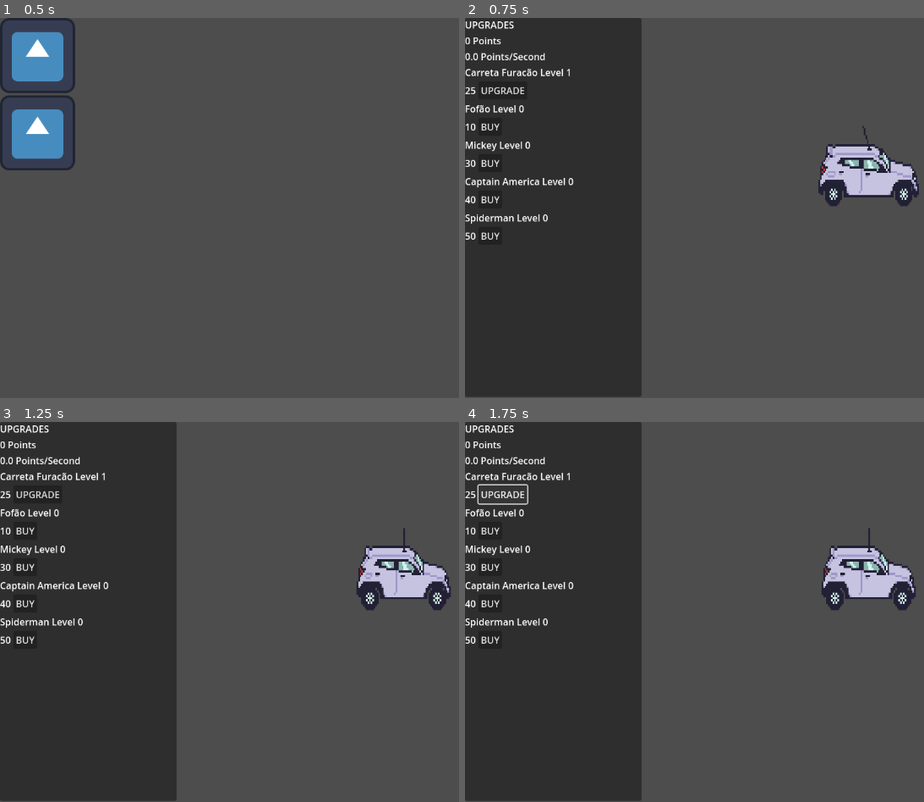
Above: before the commit, frames 1-4 (two rows, left to right).
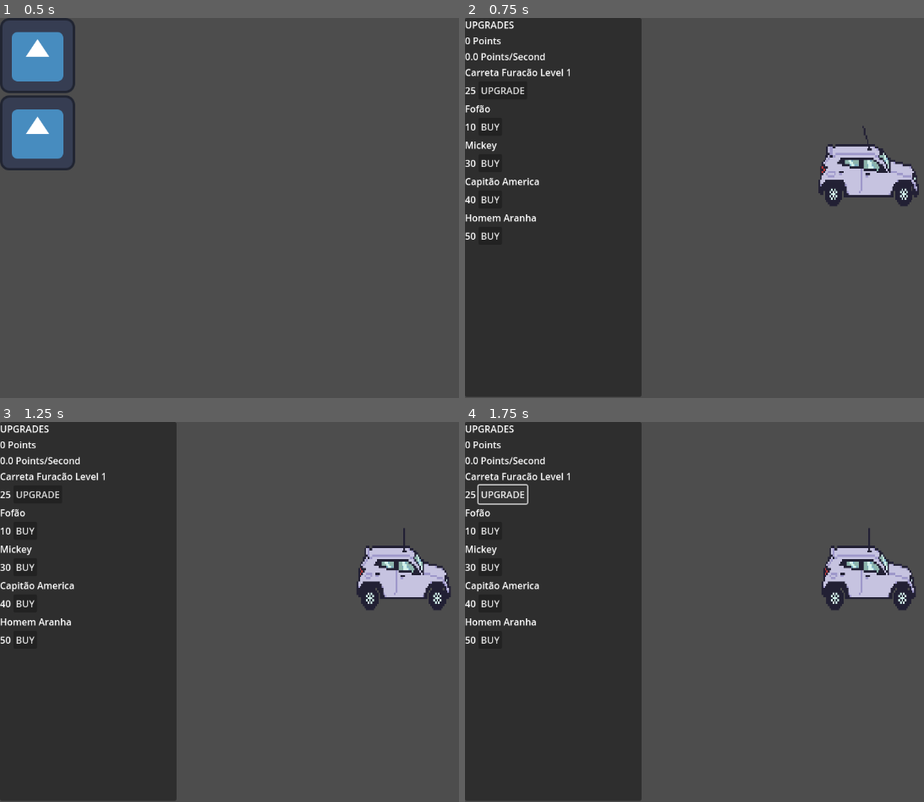
Above: after the commit, the same moments.

Repository: hhsoares/fofaoclicks
Game: Godot game, scene res://scenes/menu.tscn
Two runs of this game, one before a commit and one after it. Both use one fixed random seed, a clock stepped at 60 frames per second and the inputs below. The engine's default icon, where the game draws it, is replaced by a stand-in: a white triangle on a blue panel in a dark square.
Inputs (mouse positions are in pixels of both pictures, inside the frame that each line leads up to):
- Up to frame 1 (0.5 s): no input
- Up to frame 2 (0.75 s): click (644, 56) at 0.5 s
- Up to frame 3 (1.25 s): no input
- Up to frame 4 (1.75 s): click "UPGRADE" at 1.25 s

Frame 1 is identical in both runs. In frame 2, 0.5% of the frame differs, in the area x 0-24%, y 22-55%; in frame 3, 0.5%; in frame 4, 0.5%.

Commit message:
UI logic done

Diff:
--- a/scripts/main.gd
+++ b/scripts/main.gd
@@ -12,6 +12,11 @@
 @onready var mickey_cost: Label = $Panel/VBoxContainer/MickeyContainer/HBoxContainer/MickeyCost
 @onready var ca_cost: Label = $Panel/VBoxContainer/CAContainer/HBoxContainer/CACost
 @onready var ha_cost: Label = $Panel/VBoxContainer/HAContainer/HBoxContainer/HACost
+
+@onready var fofao_button: Button = $Panel/VBoxContainer/FofaoContainer/HBoxContainer/FofaoButton
+@onready var mickey_button: Button = $Panel/VBoxContainer/MickeyContainer/HBoxContainer/MickeyButton
+@onready var ca_button: Button = $Panel/VBoxContainer/CAContainer/HBoxContainer/CAButton
+@onready var ha_button: Button = $Panel/VBoxContainer/HAContainer/HBoxContainer/HAButton
 
 @onready var fofao: Node2D = $Fofao
 @onready var mickey: Node2D = $Mickey
@@ -40,12 +45,7 @@
 	ca.visible = false
 	ha.visible = false
 
-	# Init labels
 	truck_label.text = "Carreta Furacão Level %d" % truck_level
-	fofao_label.text = "Fofão Level %d" % fofao_level
-	mickey_label.text = "Mickey Level %d" % mickey_level
-	ca_label.text = "Captain America Level %d" % ca_level
-	ha_label.text = "Spiderman Level %d" % ha_level
 
 	update_points_label()
 	update_cost_labels()
@@ -65,6 +65,8 @@
 	ha_cost.text = "%d" % get_upgrade_cost(HA_BASE_COST, ha_level)
 
 func _on_fofao_button_pressed() -> void:
+	var was_first_buy := (fofao_level == 0)
+
 	var cost := get_upgrade_cost(FOFAO_BASE_COST, fofao_level)
 	if Global.points < cost:
 		return
@@ -78,6 +80,9 @@
 
 	fofao_level += 1
 	fofao_label.text = "Fofão Level %d" % fofao_level
+
+	if was_first_buy:
+		fofao_button.text = "UPGRADE"
 
 	update_points_label()
 	update_cost_labels()
@@ -98,6 +103,8 @@
 	update_cost_labels()
 
 func _on_mickey_button_pressed() -> void:
+	var was_first_buy := (mickey_level == 0)
+
 	var cost := get_upgrade_cost(MICKEY_BASE_COST, mickey_level)
 	if Global.points < cost:
 		return
@@ -112,10 +119,16 @@
 	mickey_level += 1
 	mickey_label.text = "Mickey Level %d" % mickey_level
 
+	if was_first_buy:
+		mickey_button.text = "UPGRADE"
+
 	update_points_label()
 	update_cost_labels()
 
+
 func _on_ca_button_pressed() -> void:
+	var was_first_buy := (ca_level == 0)
+
 	var cost := get_upgrade_cost(CA_BASE_COST, ca_level)
 	if Global.points < cost:
 		return
@@ -128,12 +141,18 @@
 	ca.get_node("AnimatedSprite2D").play("default")
 
 	ca_level += 1
-	ca_label.text = "Captain America Level %d" % ca_level
+	ca_label.text = "Capitão America Level %d" % ca_level
+
+	if was_first_buy:
+		ca_button.text = "UPGRADE"
 
 	update_points_label()
 	update_cost_labels()
 
+
 func _on_ha_button_pressed() -> void:
+	var was_first_buy := (ha_level == 0)
+
 	var cost := get_upgrade_cost(HA_BASE_COST, ha_level)
 	if Global.points < cost:
 		return
@@ -146,7 +165,10 @@
 	ha.get_node("AnimatedSprite2D").play("default")
 
 	ha_level += 1
-	ha_label.text = "Spiderman Level %d" % ha_level
+	ha_label.text = "Homem Aranha Level %d" % ha_level
+
+	if was_first_buy:
+		ha_button.text = "UPGRADE"
 
 	update_points_label()
 	update_cost_labels()
